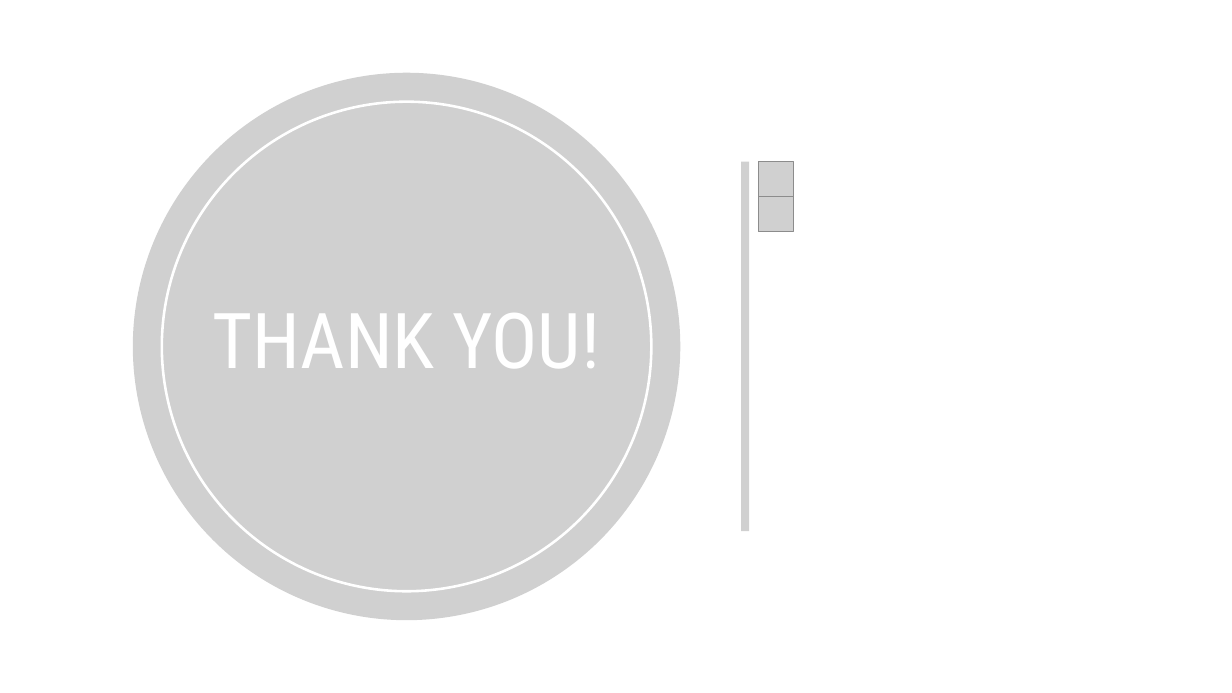
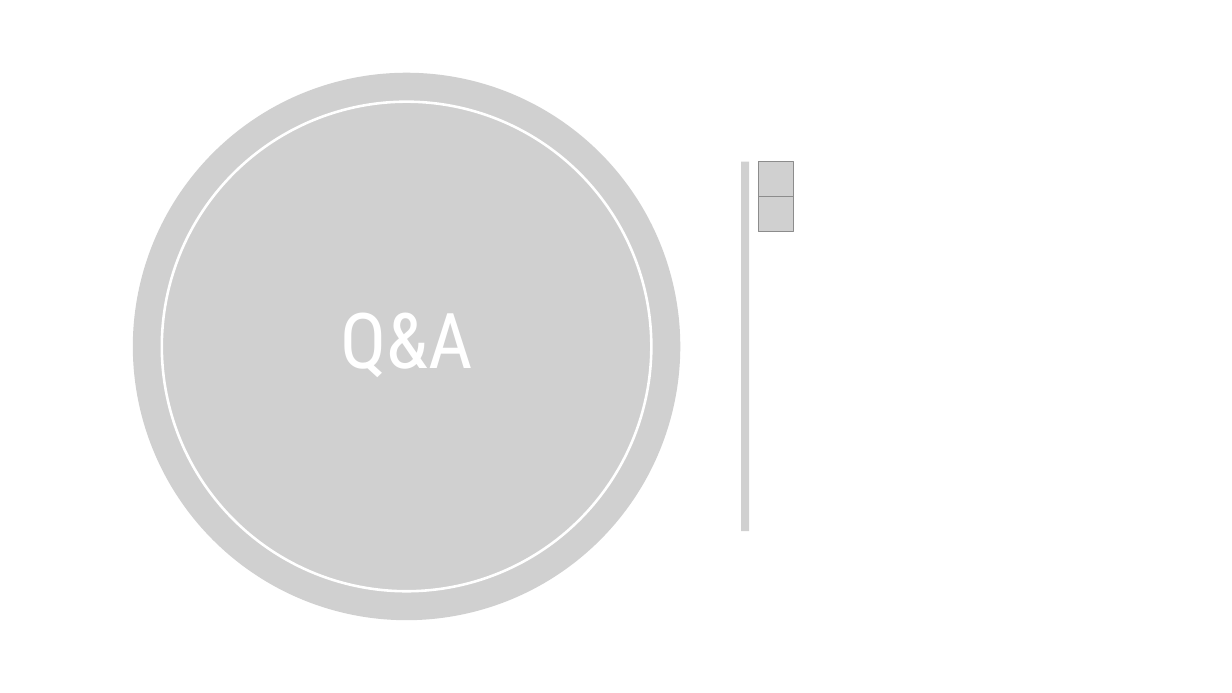
Before and after one commit to SShojaie/Suicide_rate, a slide deck: slide 21 of Powerpoints/Project Week_Pursuit of Happiness_v1.0.pptx. Drawn at 1232x693 pixels with LibreOffice and Linux fonts; fonts in the diff are those of the drawing; grey boxes stand for pictures; background and template pictures are left out. Boxes give left, top, right and bottom in pixels: in the first picture for what was removed or moved away, otherwise in the second. Text is boxed around its words. In the diff, an @@ line names an element or a change of style, - is before the commit and + after.

Commit message:
ppt update

```diff
--- a/Powerpoints/Project Week_Pursuit of Happiness_v1.0.pptx
+++ b/Powerpoints/Project Week_Pursuit of Happiness_v1.0.pptx
@@ title at bbox=[340, 313, 472, 377]: text changed @@
-THANK YOU!
+Q&A
```
Also in this commit, not shown: 2 other slides changed.
